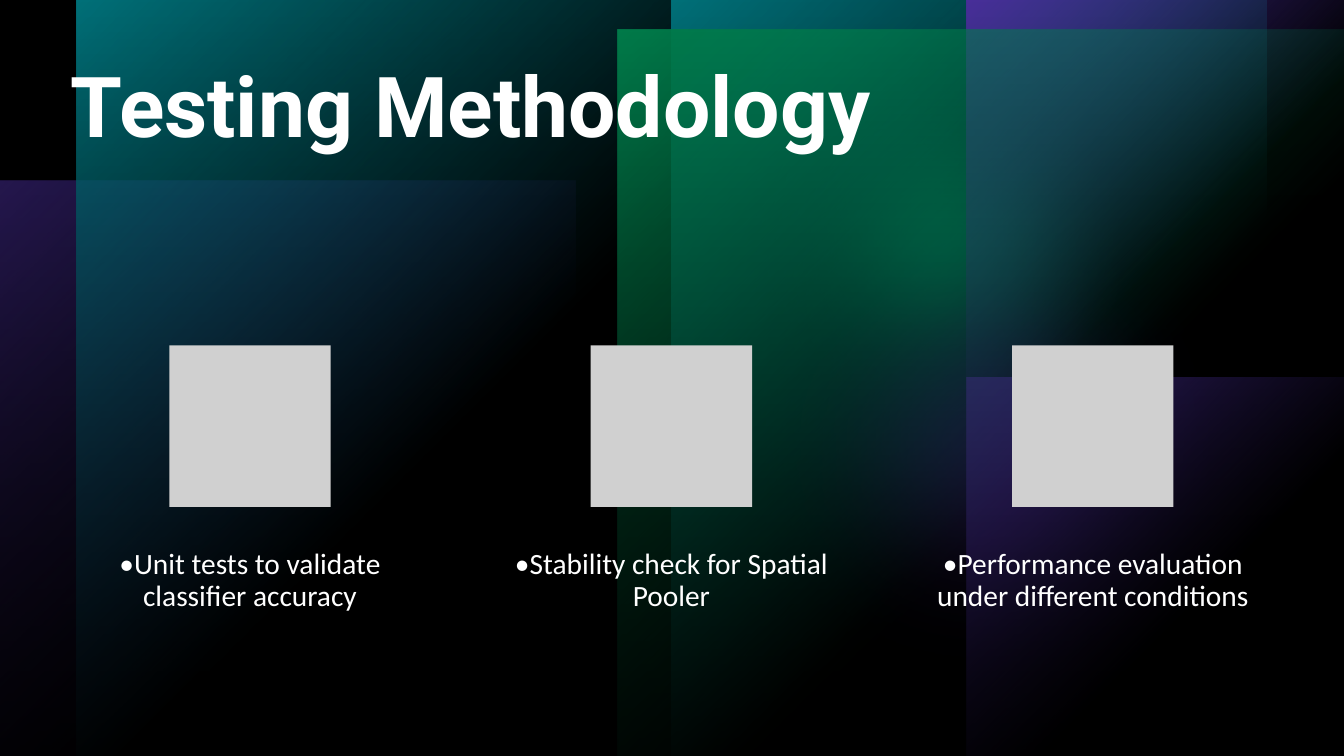
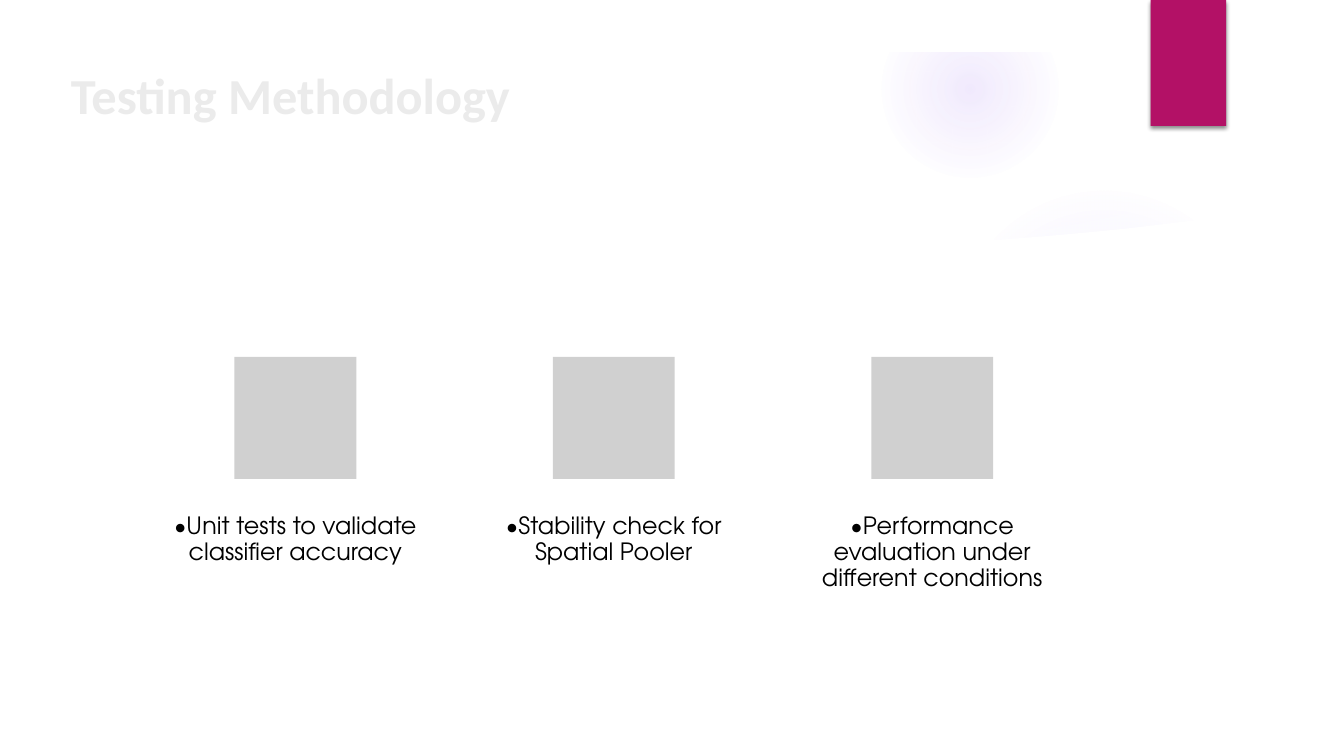
Before and after one commit to prnshubn/neocortexapi-team-untitled, a slide deck: slide 9 of source/Documentation_Team_Untitled/Team_Untitled_Presentation.pptx (slide 13 before the commit). Drawn at 1344x756 pixels with LibreOffice and Linux fonts; fonts in the diff are those of the drawing; grey boxes stand for pictures; background and template pictures are left out. Boxes give left, top, right and bottom in pixels: in the first picture for what was removed or moved away, otherwise in the second. Text is boxed around its words. In the diff, an @@ line names an element or a change of style, - is before the commit and + after.

```diff
--- a/source/Documentation_Team_Untitled/Team_Untitled_Presentation.pptx
+++ b/source/Documentation_Team_Untitled/Team_Untitled_Presentation.pptx
@@ background #000000 to picture (left out) @@
@@ rectangle removed at box(0, 0, 1344, 756) @@
@@ rectangle removed at box(0, 0, 1344, 756) @@
@@ group added at box(0, 0, 1344, 756): 5 ellipses, 3 freeform shapes @@
@@ group removed at box(0, 0, 1344, 756): 4 rectangles, 1 ellipse @@
@@ rectangle added at box(1150, 0, 1226, 126), fill #B31166 @@
@@ title "Testing Methodology" at box(60, 59, 1281, 259): size 60 to 36 pt, font Roboto to Calibri, text colour #FFFFFF to #EBEBEB; line spacing 0.9 to 1 @@
@@ group removed at box(0, 0, 1344, 756): 6 rectangles, 2 ellipses @@
@@ picture removed at box(169, 346, 331, 507) @@
@@ picture added at box(235, 357, 357, 479) @@
@@ picture: place and size @@
-picture at box(591, 346, 752, 507)
+picture at box(553, 357, 675, 479)
@@ picture: place and size @@
-picture at box(1012, 346, 1174, 507)
+picture at box(871, 357, 993, 479)
@@ text "•Unit tests to validate classifier ...": place and size @@
-text "•Unit tests to validate classifier ..." at box(119, 553, 381, 611)
+text "•Unit tests to validate classifier ..." at box(174, 516, 416, 565)
@@ text "•Stability check for Spatial Pooler": place and size @@
-text "•Stability check for Spatial Pooler" at box(515, 553, 828, 607)
+text "•Stability check for Spatial Pooler" at box(506, 516, 722, 565)
@@ size 21 to 17 pt, font Calibri to TeX Gyre Adventor, text colour #FFFFFF to #000000; less space between paragraphs in 3 elements at box(174, 516, 416, 565), box(506, 516, 722, 565), box(822, 516, 1042, 587) @@
@@ text "•Performance evaluation under different conditions": place and size @@
-text "•Performance evaluation under different conditions" at box(937, 553, 1248, 607)
+text "•Performance evaluation under different conditions" at box(822, 516, 1042, 587)
```
Also in this commit, not shown: 27 other slides changed, 1 slide added, 1 slide removed.
